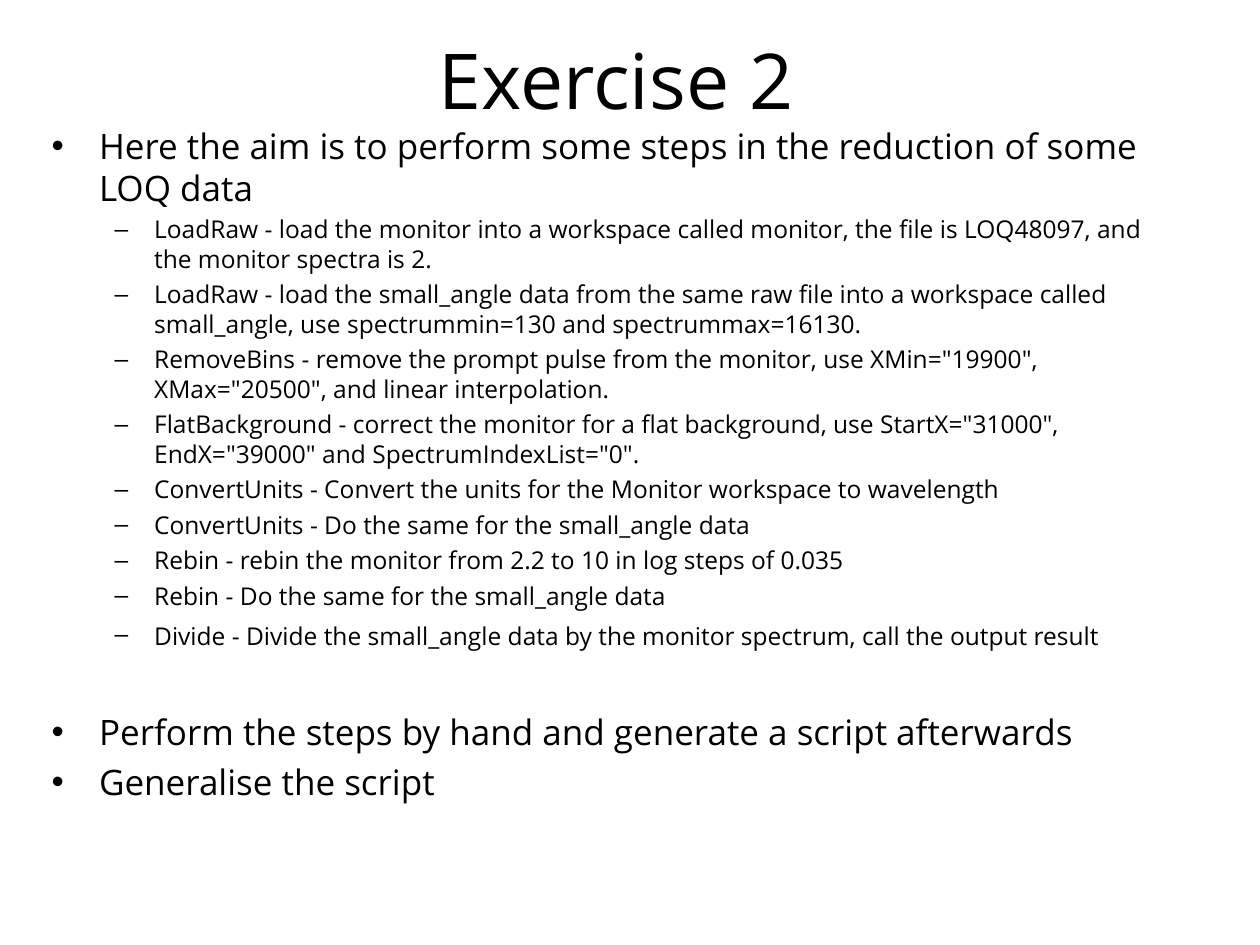
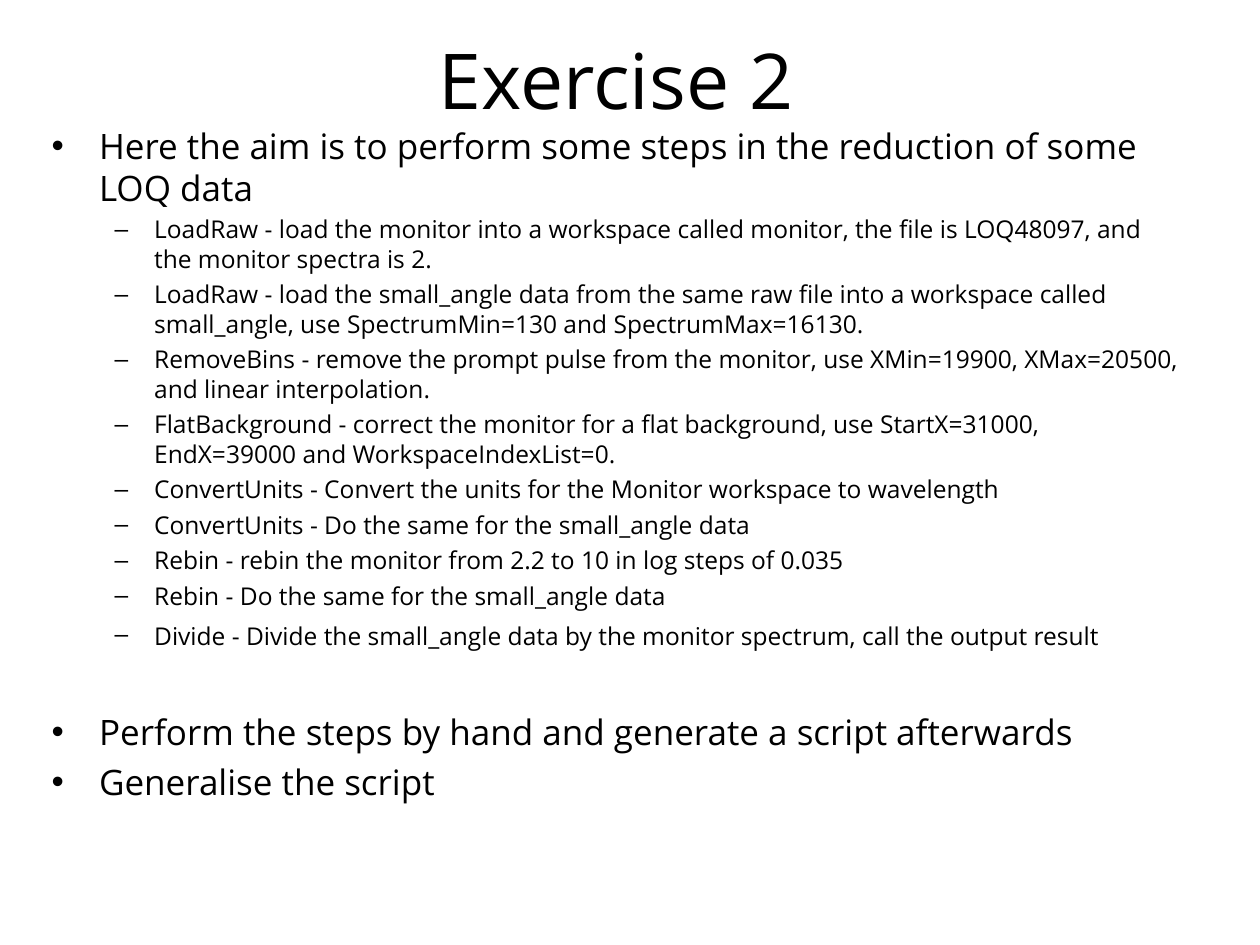
Before and after one commit to mantidproject/documents, a slide deck: slide 17 of Presentations/Python training course/Python in Mantid.ppt. Drawn at 1260x945 pixels with LibreOffice and Linux fonts; fonts in the diff are those of the drawing; background and template pictures are left out. Boxes give left, top, right and bottom in pixels: in the first picture for what was removed or moved away, otherwise in the second. Text is boxed around its words. In the diff, an @@ line names an element or a change of style, - is before the commit and + after.

```diff
--- a/Presentations/Python training course/Python in Mantid.ppt
+++ b/Presentations/Python training course/Python in Mantid.ppt
@@ text at (154, 284, 1177, 469): text changed @@
-  – LoadRaw - load the small_angle data from the same raw file into a workspace called small_angle, use spectrummin=130 and spectrummax=16130.
-  – RemoveBins - remove the prompt pulse from the monitor, use XMin="19900", XMax="20500", and linear interpolation.
-  – FlatBackground - correct the monitor for a flat background, use StartX="31000", EndX="39000" and SpectrumIndexList="0".
+  – LoadRaw - load the small_angle data from the same raw file into a workspace called small_angle, use SpectrumMin=130 and SpectrumMax=16130.
+  – RemoveBins - remove the prompt pulse from the monitor, use XMin=19900, XMax=20500, and linear interpolation.
+  – FlatBackground - correct the monitor for a flat background, use StartX=31000, EndX=39000 and WorkspaceIndexList=0.
```
Also in this commit, not shown: 10 other slides changed, 4 slides added, 3 other files.
